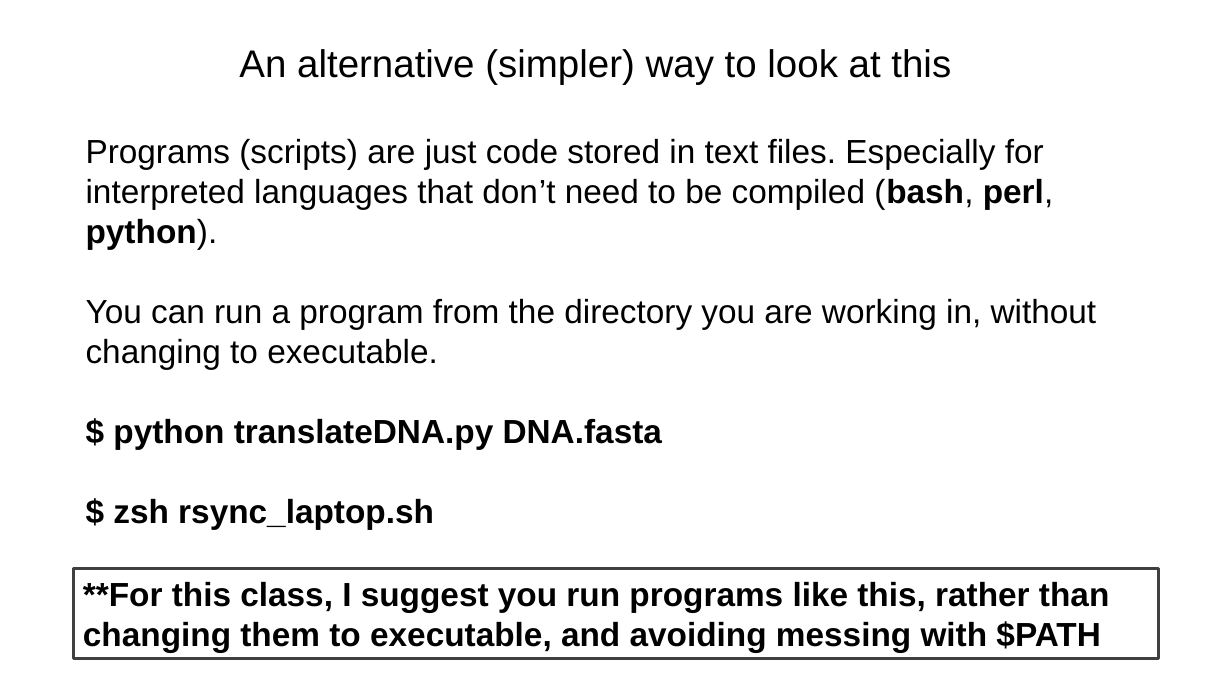
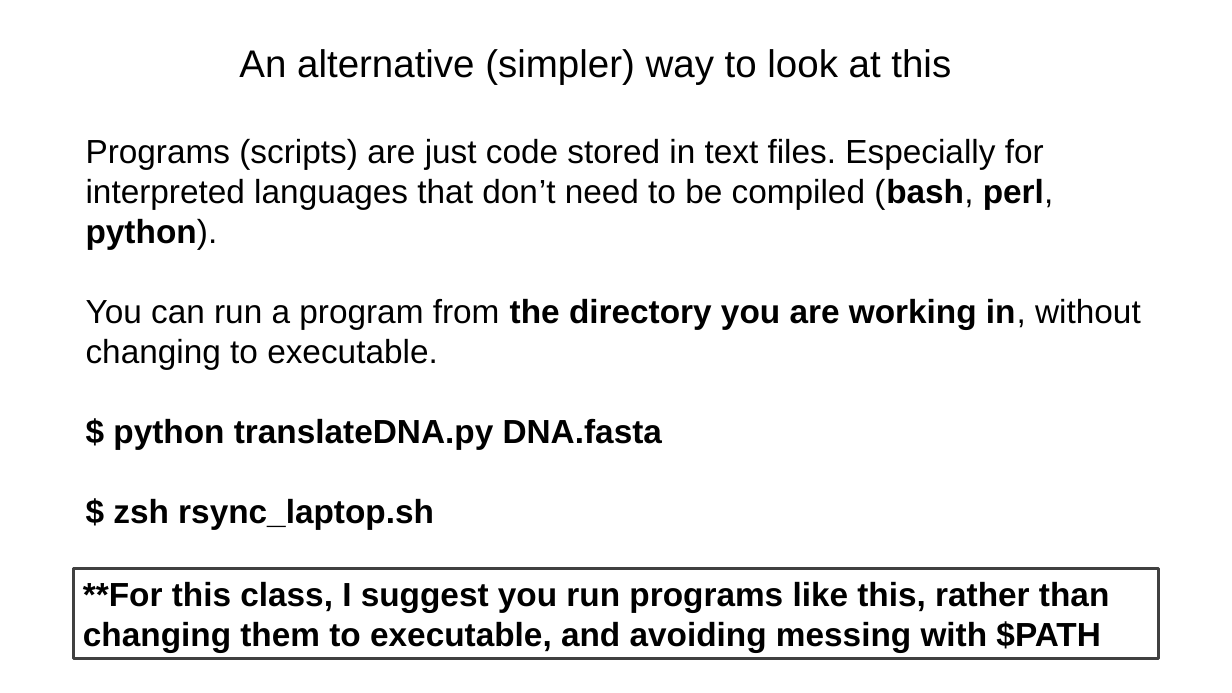
Before and after one commit to tparchman/F26_BIOL792, a slide deck: slide 6 of week4_unixIV/week4.pptx. Drawn at 1232x693 pixels with LibreOffice and Linux fonts; fonts in the diff are those of the drawing. Boxes give left, top, right and bottom in pixels: in the first picture for what was removed or moved away, otherwise in the second. Text is boxed around its words. In the diff, an @@ line names an element or a change of style, - is before the commit and + after.

```diff
--- a/week4_unixIV/week4.pptx
+++ b/week4_unixIV/week4.pptx
@@ text at box(86, 298, 1141, 370): bold on in "the directory you are working in," @@
```
Also in this commit, not shown: 3 other slides changed, 15 other files.
